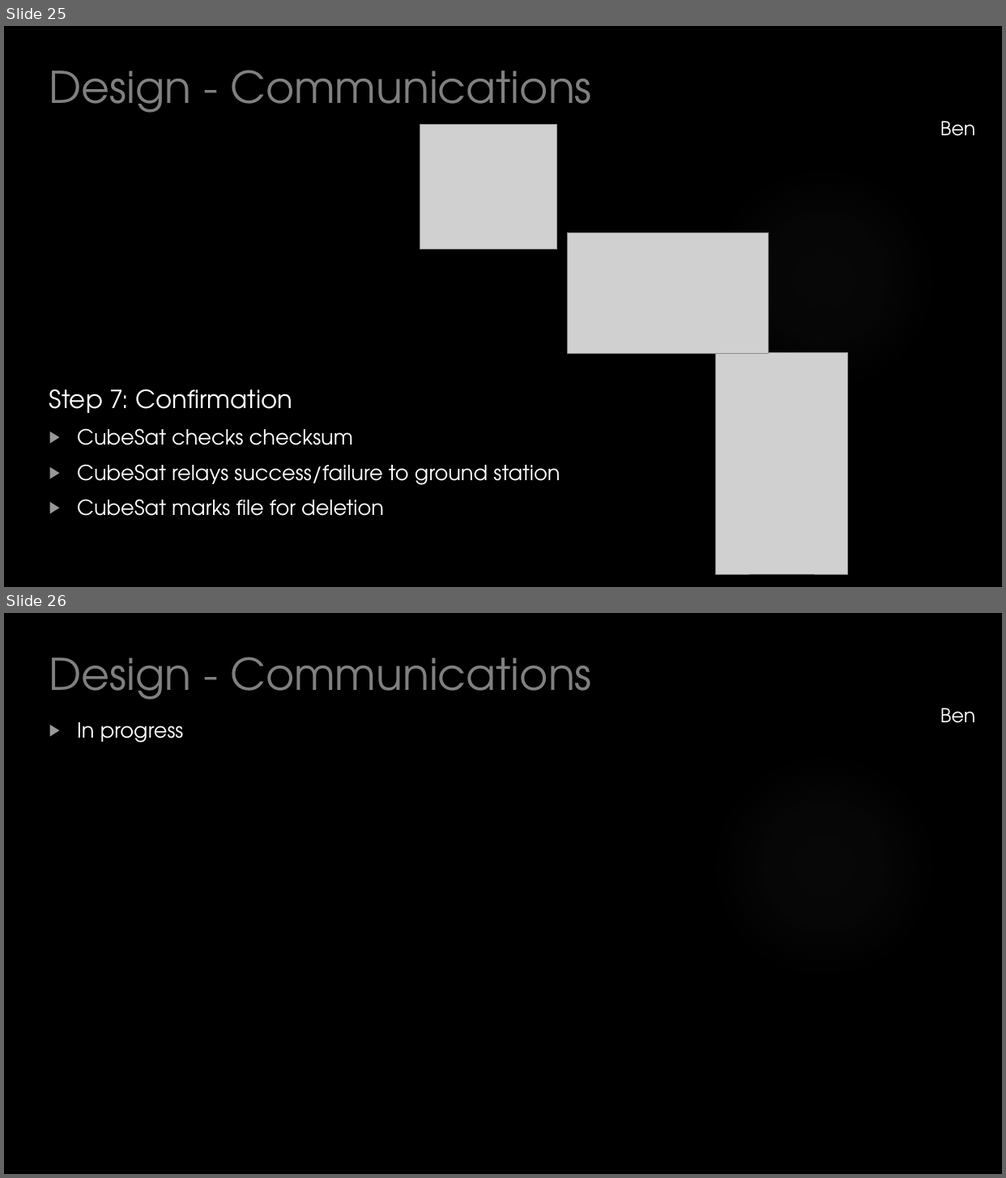
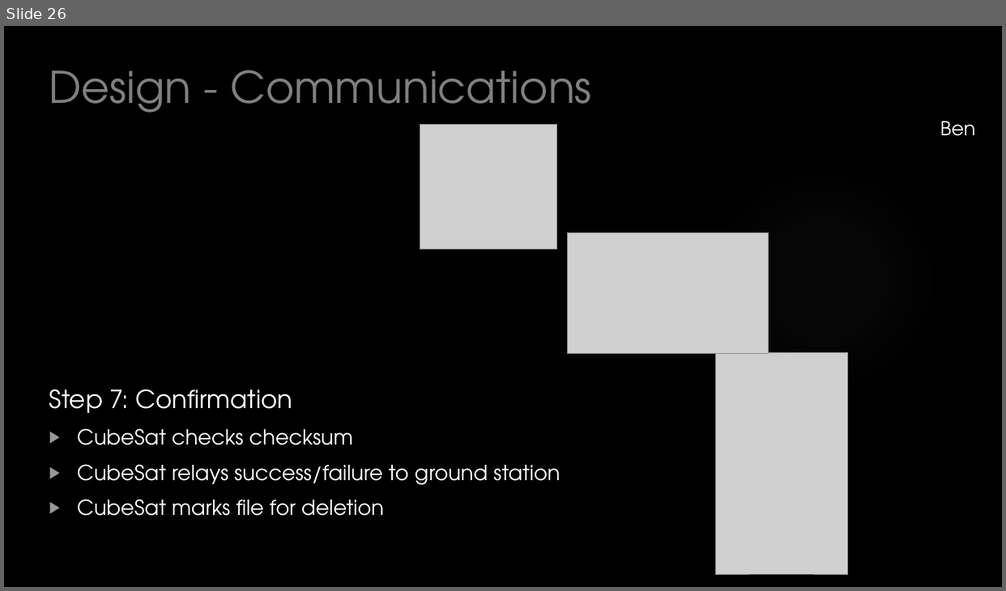
Before and after one commit to HASP-UMN/CubeSat, a slide deck: Presentations/CDR_Presentation.pptx. Shown one above the other, each under a label of ours: slides 25 and 26 before the commit, slide 26 after it. The pictures are 1006x1178 and 1006x591 pixels, drawn with LibreOffice and Linux fonts; fonts in the diff are those of the drawing; grey boxes stand for pictures; background and template pictures are left out. Boxes give left, top, right and bottom in pixels: in the first picture for what was removed or moved away, otherwise in the second. Text is boxed around its words. In the diff, an @@ line names an element or a change of style, - is before the commit and + after.

```diff
--- a/Presentations/CDR_Presentation.pptx
+++ b/Presentations/CDR_Presentation.pptx
@@ slide 26 removed at (4,613,1002,1174), background picture (left out); not listed: 1 template element that a slide beside it also shows @@
@@ title removed at (49,657,592,700) @@
-Design - Communications
@@ text removed at (940,708,975,723) @@
-Ben
@@ text removed at (77,722,184,743) @@
-▶ In progress
@@ what was slide 25 is now slide 26 @@
```
Also in this commit, not shown: 1 slide changed, 1 slide added.
